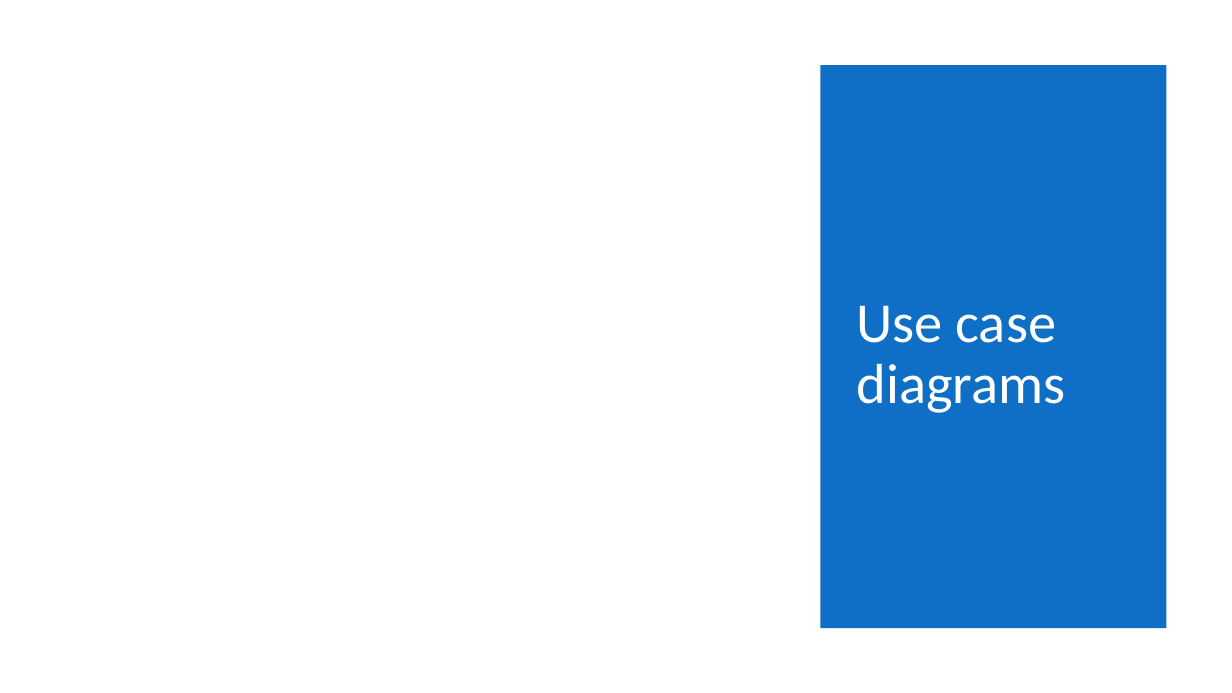
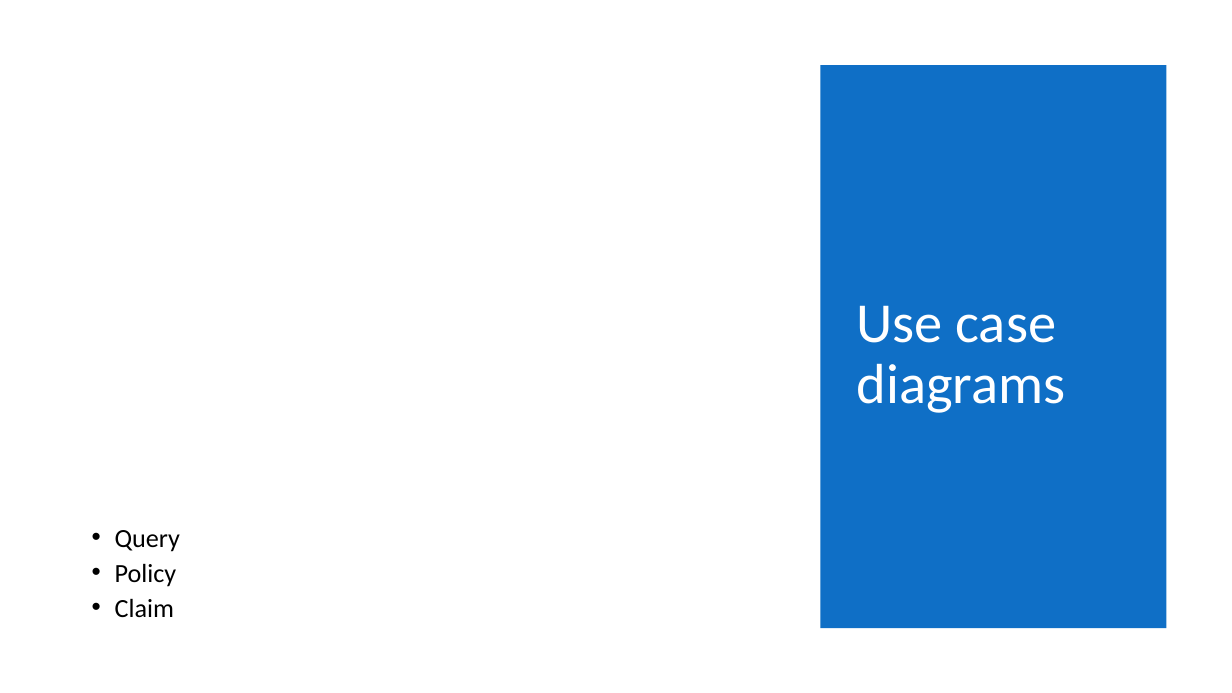
Before and after one commit to shahriteshj/InsurancePortal, a slide deck: slide 3 of Material/JP-Project-Presentation-Template.pptx (slide 4 before the commit). Drawn at 1232x693 pixels with LibreOffice and Linux fonts; fonts in the diff are those of the drawing. Boxes give left, top, right and bottom in pixels: in the first picture for what was removed or moved away, otherwise in the second. Text is boxed around its words. In the diff, an @@ line names an element or a change of style, - is before the commit and + after.

```diff
--- a/Material/JP-Project-Presentation-Template.pptx
+++ b/Material/JP-Project-Presentation-Template.pptx
@@ text added at (115, 530, 180, 617), 20.4 pt, text #000000 @@
+• Query
+• Policy
+• Claim
```
Also in this commit, not shown: 5 other slides changed, 1 slide removed, 3 other files.
